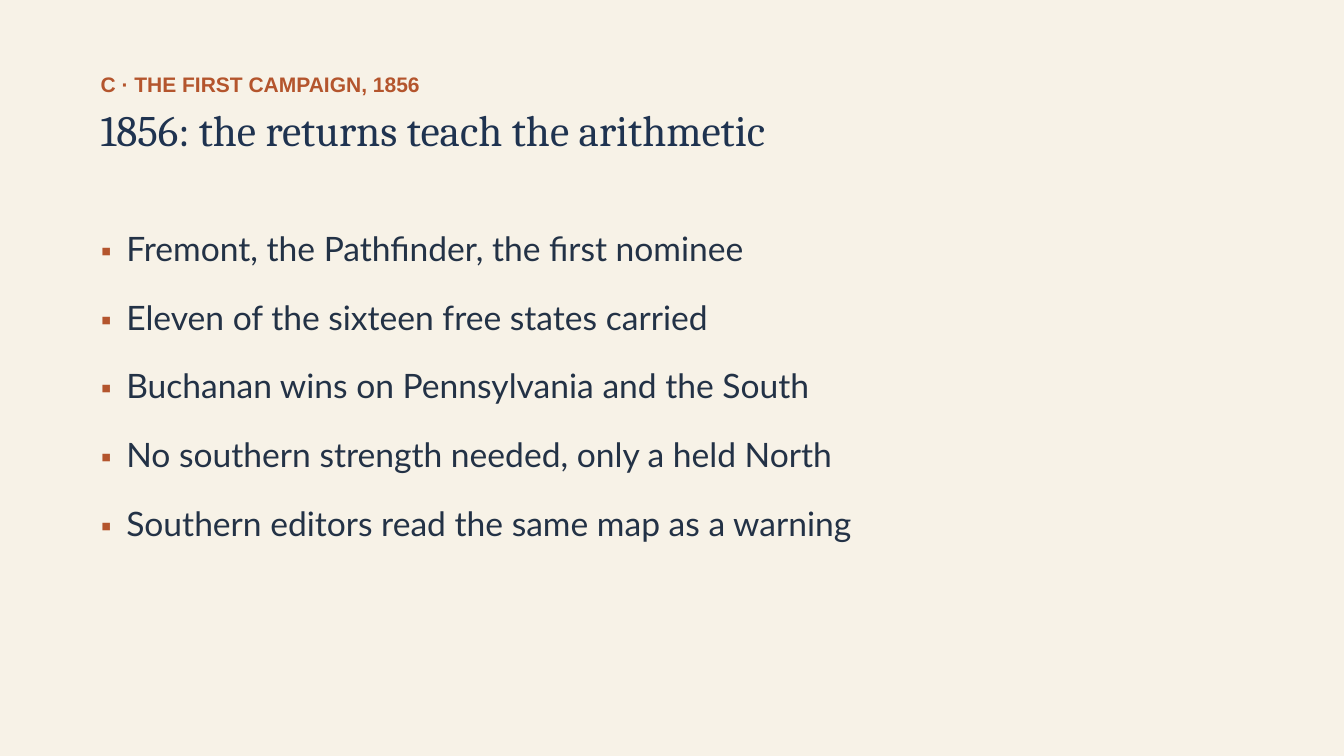
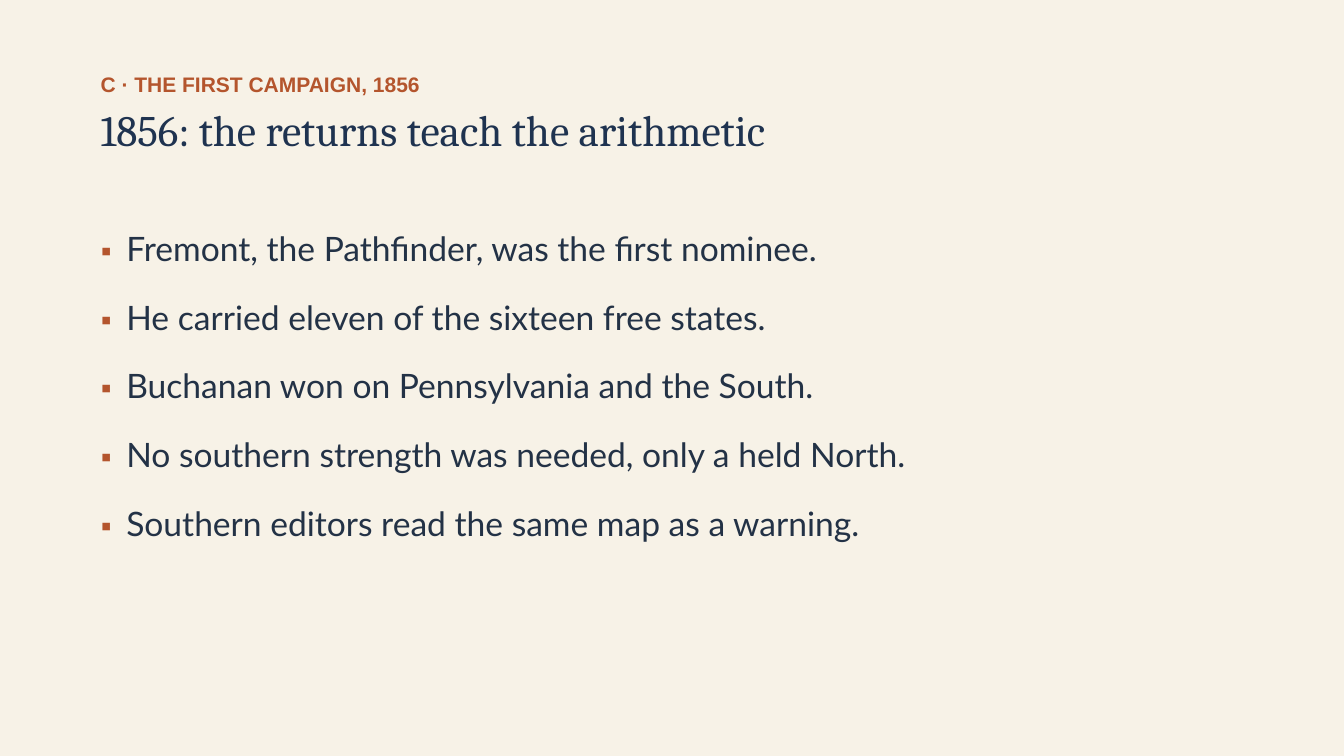
Before and after one commit to ab17gthb/humanities-curriculum-group, a slide deck: slide 9 of sectional-crisis/lesson-04/lesson-04-slides.pptx. Drawn at 1344x756 pixels with LibreOffice and Linux fonts; fonts in the diff are those of the drawing. Boxes give left, top, right and bottom in pixels: in the first picture for what was removed or moved away, otherwise in the second. Text is boxed around its words. In the diff, an @@ line names an element or a change of style, - is before the commit and + after.

```diff
--- a/sectional-crisis/lesson-04/lesson-04-slides.pptx
+++ b/sectional-crisis/lesson-04/lesson-04-slides.pptx
@@ text at (126,236,905,542): text changed @@
-▪ Fremont, the Pathfinder, the first nominee
-▪ Eleven of the sixteen free states carried
-▪ Buchanan wins on Pennsylvania and the South
-▪ No southern strength needed, only a held North
-▪ Southern editors read the same map as a warning
+▪ Fremont, the Pathfinder, was the first nominee.
+▪ He carried eleven of the sixteen free states.
+▪ Buchanan won on Pennsylvania and the South.
+▪ No southern strength was needed, only a held North.
+▪ Southern editors read the same map as a warning.
```
Also in this commit, not shown: 7 other slides changed, 6 other files.
